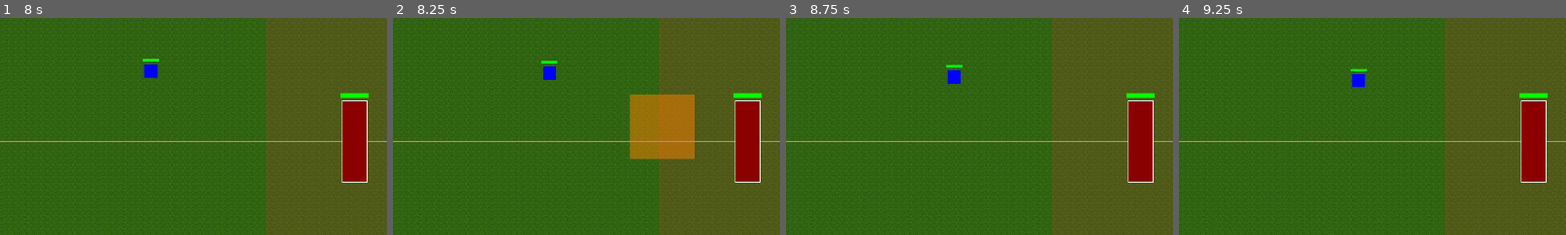
Above: before the commit, frames 1-4 (left to right).
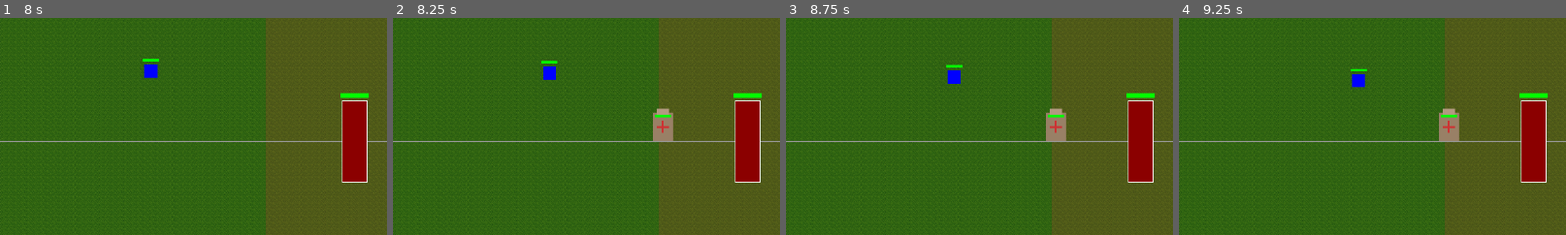
Above: after the commit, the same moments.

Repository: amari-charles/project-summoner
Game: Godot game, scene res://scenes/ui/main_menu.tscn
Same seed, same stepped clock (60 frames per second), same inputs: the game is played once before the commit and once after it.
Inputs (mouse positions are % of the whole screen's width and height, from its top left):
- Up to frame 1 (8 s): click "PLAY" at 0.5 s; click "SELECT" at 1.25 s; click "CHOOSE WARRIOR" at 2 s; click (32, 26) at 2.75 s; click "START BATTLE" at 3.5 s; tap Enter at 4.25 s; drag from (50, 83) to (60, 28) at 4.27 s; drag from (30, 55) to (45, 70) at 5.02 s; move the mouse to (60, 28) at 5.77 s; tap 1 at 5.85, 7.35 s; click (60, 28) at 5.92 s; drag from (45, 70) to (20, 35) at 6.52 s; move the mouse to (80, 65) at 7.27 s; click (80, 65) at 7.42 s
- Up to frame 2 (8.25 s): drag from (20, 35) to (35, 25) at 8.02 s
- Up to frame 3 (8.75 s): no input
- Up to frame 4 (9.25 s): move the mouse to (55, 50) at 8.77 s; tap 1 at 8.85 s; click (55, 50) at 8.92 s
The pictures show only the part of the screen within x 50-100%, y 22-71%; the shares and areas given below are measured in that part.

Frame 1 is identical in both runs. In frame 2, 5.0% of the frame differs, in the area x 61-78%, y 35-66%; in frame 3, 0.8%; in frame 4, 0.8%.

Commit message:
Add enemy deck system and training dummy card
- Created Training Dummy card and unit (stationary target for tutorial)
- Created EnemyDeckLoader utility to load enemy decks from campaign battles
- Modified Summoner to support load_enemy_deck_from_campaign flag
- Defined enemy decks for all 5 campaign battles with progressive difficulty
- Updated test_game.tscn to enable enemy deck loading from campaign
- Added level editor TODO to documentation for future dev tool

Battle progression:
- Battle 0: 1 training dummy (tutorial)
- Battle 1: 2 warriors
- Battle 2: 2 warriors, 1 archer
- Battle 3: 3 warriors, 2 archers, 1 wall
- Battle 4: 4 warriors, 3 archers, 2 walls

🤖 Generated with [Claude Code](https://claude.com/claude-code)

Co-Authored-By: Claude <noreply@anthropic.com>

Diff:
--- /dev/null
+++ b/resources/cards/training_dummy_card.tres
@@ -0,0 +1,12 @@
+[gd_resource type="Resource" script_class="Card" load_steps=3 format=3]
+
+[ext_resource type="Script" path="res://scripts/cards/card.gd" id="1_card"]
+[ext_resource type="PackedScene" path="res://scenes/units/training_dummy.tscn" id="2_dummy"]
+
+[resource]
+script = ExtResource("1_card")
+card_name = "Training Dummy"
+card_type = 0
+description = "A stationary training target"
+mana_cost = 1
+unit_scene = ExtResource("2_dummy")
--- a/scenes/battlefield/test_game.tscn
+++ b/scenes/battlefield/test_game.tscn
@@ -41,6 +41,7 @@
 position = Vector2(1820, 540)
 script = ExtResource("3_summoner")
 team = 1
+load_enemy_deck_from_campaign = true
 starting_deck = Array[ExtResource("4_75405")]([ExtResource("5_warrior"), ExtResource("5_warrior"), ExtResource("5_warri …(181 unchanged characters)…
 
 [node name="SimpleAI" type="Node" parent="EnemySummoner"]
--- /dev/null
+++ b/scenes/units/training_dummy.tscn
@@ -0,0 +1,48 @@
+[gd_scene load_steps=3 format=3 uid="uid://training_dummy_unit"]
+
+[ext_resource type="Script" path="res://scripts/units/unit.gd" id="1_unit"]
+
+[sub_resource type="RectangleShape2D" id="RectangleShape2D_dummy"]
+size = Vector2(50, 70)
+
+[node name="TrainingDummy" type="CharacterBody2D"]
+collision_layer = 2
+collision_mask = 1
+script = ExtResource("1_unit")
+max_hp = 100.0
+attack_damage = 0.0
+attack_range = 0.0
+attack_speed = 0.0
+move_speed = 0.0
+aggro_radius = 0.0
+
+[node name="CollisionShape2D" type="CollisionShape2D" parent="."]
+shape = SubResource("RectangleShape2D_dummy")
+
+[node name="Visual" type="ColorRect" parent="."]
+offset_left = -25.0
+offset_top = -35.0
+offset_right = 25.0
+offset_bottom = 35.0
+color = Color(0.6, 0.5, 0.4, 1)
+
+[node name="Head" type="ColorRect" parent="."]
+offset_left = -15.0
+offset_top = -45.0
+offset_right = 15.0
+offset_bottom = -30.0
+color = Color(0.7, 0.6, 0.5, 1)
+
+[node name="CrossMark1" type="ColorRect" parent="."]
+offset_left = -2.0
+offset_top = -15.0
+offset_right = 2.0
+offset_bottom = 15.0
+color = Color(0.8, 0.2, 0.2, 1)
+
+[node name="CrossMark2" type="ColorRect" parent="."]
+offset_left = -15.0
+offset_top = -2.0
+offset_right = 15.0
+offset_bottom = 2.0
+color = Color(0.8, 0.2, 0.2, 1)
--- /dev/null
+++ b/scripts/core/enemy_deck_loader.gd
@@ -0,0 +1,114 @@
+extends Node
+class_name EnemyDeckLoader
+
+## EnemyDeckLoader - Loads enemy decks from campaign battle definitions
+##
+## Static utility class that converts enemy deck definitions to Card resources for battle.
+## Unlike DeckLoader (which loads from player's collection), this directly creates
+## Card resources from catalog IDs.
+
+## Load enemy deck for the current campaign battle
+static func load_enemy_deck_for_battle() -> Array[Card]:
+	var cards: Array[Card] = []
+
+	# Get campaign service
+	var campaign = _get_service("/root/Campaign")
+	if not campaign:
+		push_error("EnemyDeckLoader: Campaign service not found!")
+		return cards
+
+	# Get profile to find current battle
+	var profile_repo = _get_service("/root/ProfileRepo")
+	if not profile_repo:
+		push_error("EnemyDeckLoader: ProfileRepo not found!")
+		return cards
+
+	var profile = profile_repo.get_active_profile()
+	if profile.is_empty():
+		push_error("EnemyDeckLoader: No active profile!")
+		return cards
+
+	# Get current battle ID
+	var battle_id = profile.get("campaign_progress", {}).get("current_battle", "")
+	if battle_id == "":
+		push_warning("EnemyDeckLoader: No current battle set in profile!")
+		return cards
+
+	print("EnemyDeckLoader: Loading enemy deck for battle '%s'" % battle_id)
+
+	# Load the deck for this battle
+	return load_deck_for_battle(battle_id)
+
+## Load enemy deck for a specific battle by ID
+static func load_deck_for_battle(battle_id: String) -> Array[Card]:
+	var cards: Array[Card] = []
+
+	# Get campaign service
+	var campaign = _get_service("/root/Campaign")
+	if not campaign:
+		push_error("EnemyDeckLoader: Campaign service not found!")
+		return cards
+
+	# Get battle data
+	var battle = campaign.get_battle(battle_id)
+	if battle.is_empty():
+		push_error("EnemyDeckLoader: Battle not found: %s" % battle_id)
+		return cards
+
+	# Get enemy deck definition
+	var enemy_deck_def = battle.get("enemy_deck", [])
+	if enemy_deck_def.is_empty():
+		push_warning("EnemyDeckLoader: Battle '%s' has no enemy deck defined!" % battle_id)
+		return cards
+
+	print("EnemyDeckLoader: Battle '%s' enemy deck: %s" % [battle.get("name", ""), enemy_deck_def])
+
+	# Convert deck definition to Card resources
+	for entry in enemy_deck_def:
+		var catalog_id = entry.get("catalog_id", "")
+		var count = entry.get("count", 1)
+
+		if catalog_id == "":
+			push_warning("EnemyDeckLoader: Empty catalog_id in enemy deck definition")
+			continue
+
+		# Create 'count' copies of this card
+		for i in range(count):
+			var card = _create_card_from_catalog(catalog_id)
+			if card:
+				cards.append(card)
+			else:
+				push_warning("EnemyDeckLoader: Failed to create card: %s" % catalog_id)
+
+	print("EnemyDeckLoader: Successfully loaded %d cards for enemy deck" % cards.size())
+	return cards
+
+## Create a Card resource from a catalog ID
+static func _create_card_from_catalog(catalog_id: String) -> Card:
+	# Get card catalog
+	var catalog = _get_service("/root/CardCatalog")
+	if not catalog:
+		push_error("EnemyDeckLoader: CardCatalog not found!")
+		return null
+
+	# Check if card exists
+	if not catalog.has_card(catalog_id):
+		push_error("EnemyDeckLoader: Card '%s' not found in catalog!" % catalog_id)
+		return null
+
+	# Load the Card resource (.tres file)
+	var card_path = "res://resources/cards/%s_card.tres" % catalog_id
+	var card = load(card_path) as Card
+
+	if not card:
+		push_error("EnemyDeckLoader: Failed to load card resource: %s" % card_path)
+		return null
+
+	return card
+
+## Helper to get autoload service safely
+static func _get_service(path: String):
+	var tree = Engine.get_main_loop() as SceneTree
+	if tree and tree.root:
+		return tree.root.get_node_or_null(path)
+	return null
--- a/scripts/core/summoner.gd
+++ b/scripts/core/summoner.gd
@@ -11,6 +11,7 @@
 @export var starting_deck: Array[Card] = []
 @export var max_hand_size: int = 4
 @export var load_deck_from_profile: bool = false  # If true, load player's deck from profile
+@export var load_enemy_deck_from_campaign: bool = false  # If true, load enemy deck from current campaign battle
 
 ## Resources
 @export var mana_regen_rate: float = 1.0  # Mana per second
@@ -43,6 +44,15 @@
 			push_error("Summoner: Failed to load deck from profile! Using empty deck.")
 		else:
 			print("Summoner: Successfully loaded %d cards from profile" % deck.size())
+	elif load_enemy_deck_from_campaign and team == Unit.Team.ENEMY:
+		# Load enemy deck from current campaign battle
+		print("Summoner: Loading enemy deck from campaign...")
+		deck = EnemyDeckLoader.load_enemy_deck_for_battle()
+		if deck.is_empty():
+			push_warning("Summoner: Failed to load enemy deck from campaign! Using fallback deck.")
+			deck = starting_deck.duplicate()
+		else:
+			print("Summoner: Successfully loaded %d cards for enemy from campaign" % deck.size())
 	else:
 		# Use exported starting_deck (for testing/AI)
 		deck = starting_deck.duplicate()
--- a/scripts/data/card_catalog.gd
+++ b/scripts/data/card_catalog.gd
@@ -142,6 +142,34 @@
 		"card_icon_path": "",
 		"tags": ["structure", "defensive", "barrier"],
 		"unlock_condition": "default"
+	}
+
+	# Training Dummy - Tutorial target
+	_catalog["training_dummy"] = {
+		"catalog_id": "training_dummy",
+		"card_name": "Training Dummy",
+		"description": "A stationary training target. Doesn't move or attack.",
+		"rarity": "common",
+
+		"card_type": 0,  # SUMMON
+		"mana_cost": 1,
+		"cooldown": 2.0,
+
+		"unit_scene_path": "res://scenes/units/training_dummy.tscn",
+		"spawn_count": 1,
+
+		"max_hp": 100.0,
+		"attack_damage": 0.0,
+		"attack_range": 0.0,
+		"attack_speed": 0.0,
+		"move_speed": 0.0,
+		"aggro_radius": 0.0,
+		"is_ranged": false,
+		"projectile_scene_path": "",
+
+		"card_icon_path": "",
+		"tags": ["tutorial", "training", "target"],
+		"unlock_condition": "enemy_only"
 	}
 
 ## =============================================================================
--- a/scripts/services/campaign_service.gd
+++ b/scripts/services/campaign_service.gd
@@ -57,7 +57,9 @@
 		"reward_cards": [
 			{"catalog_id": "warrior", "rarity": "common", "count": 1}
 		],
-		"enemy_deck": [],
+		"enemy_deck": [
+			{"catalog_id": "training_dummy", "count": 1}
+		],
 		"unlock_requirements": []
 	}
 
@@ -72,7 +74,9 @@
 			{"catalog_id": "warrior", "rarity": "common", "count": 1},
 			{"catalog_id": "archer", "rarity": "common", "count": 1}
 		],
-		"enemy_deck": [],
+		"enemy_deck": [
+			{"catalog_id": "warrior", "count": 2}
+		],
 		"unlock_requirements": ["battle_00"]
 	}
 
@@ -86,7 +90,10 @@
 		"reward_cards": [
 			{"catalog_id": "wall", "rarity": "common", "count": 2}
 		],
-		"enemy_deck": [],
+		"enemy_deck": [
+			{"catalog_id": "warrior", "count": 2},
+			{"catalog_id": "archer", "count": 1}
+		],
 		"unlock_requirements": ["battle_01"]
 	}
 
@@ -102,7 +109,11 @@
 			{"catalog_id": "archer", "rarity": "common", "count": 2},
 			{"catalog_id": "wall", "rarity": "common", "count": 2}
 		],
-		"enemy_deck": [],
+		"enemy_deck": [
+			{"catalog_id": "warrior", "count": 3},
+			{"catalog_id": "archer", "count": 2},
+			{"catalog_id": "wall", "count": 1}
+		],
 		"unlock_requirements": ["battle_02"]
 	}
 
@@ -116,7 +127,11 @@
 		"reward_cards": [
 			{"catalog_id": "fireball", "rarity": "rare", "count": 1}
 		],
-		"enemy_deck": [],
+		"enemy_deck": [
+			{"catalog_id": "warrior", "count": 4},
+			{"catalog_id": "archer", "count": 3},
+			{"catalog_id": "wall", "count": 2}
+		],
 		"unlock_requirements": ["battle_03"]
 	}
 
Not shown, changed: .claude/claude.md
